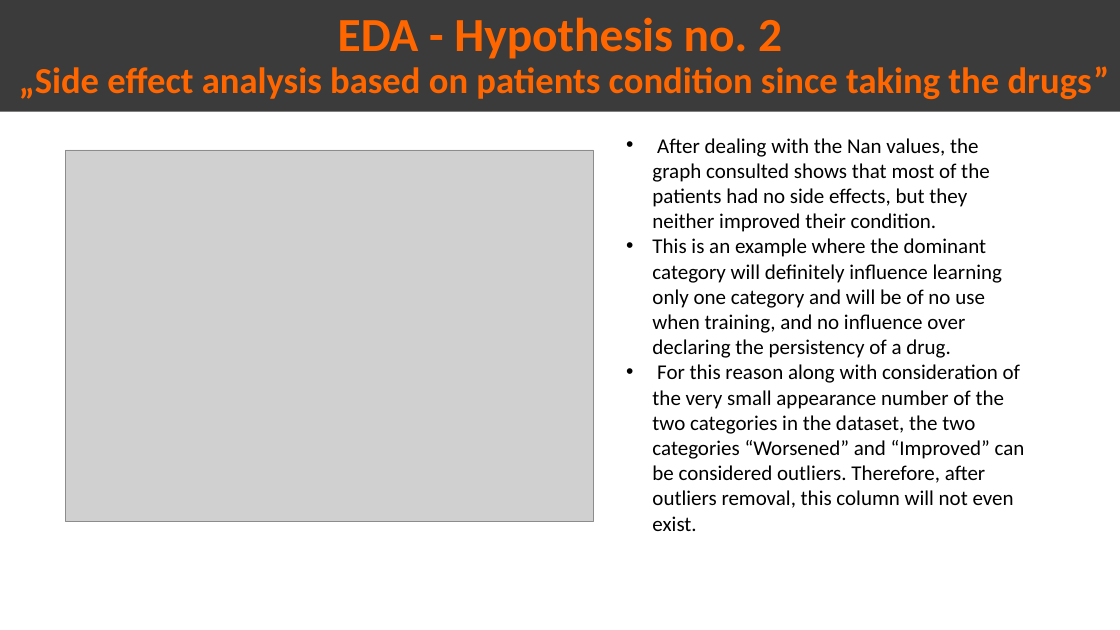
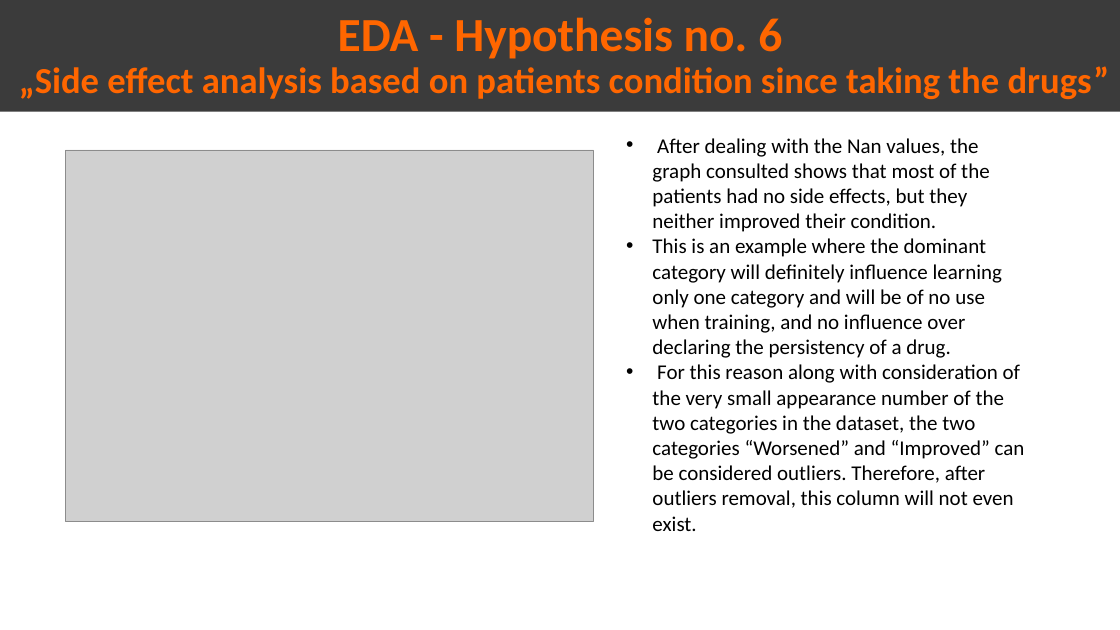
Before and after one commit to Omar-Safwat/HealthCare_project, a slide deck: slide 14 of Week_10-11/Presentation_EDA.pptx (slide 9 before the commit). Drawn at 1120x630 pixels with LibreOffice and Linux fonts; fonts in the diff are those of the drawing; grey boxes stand for pictures. Boxes give left, top, right and bottom in pixels: in the first picture for what was removed or moved away, otherwise in the second. Text is boxed around its words. In the diff, an @@ line names an element or a change of style, - is before the commit and + after.

```diff
--- a/Week_10-11/Presentation_EDA.pptx
+++ b/Week_10-11/Presentation_EDA.pptx
@@ text in rectangle at <box>338,17,782,59</box>: text changed @@
-EDA - Hypothesis no. 2
+EDA - Hypothesis no. 6
```
Also in this commit, not shown: 9 other slides changed, 5 slides added, 1 slide removed, 2 other files.
